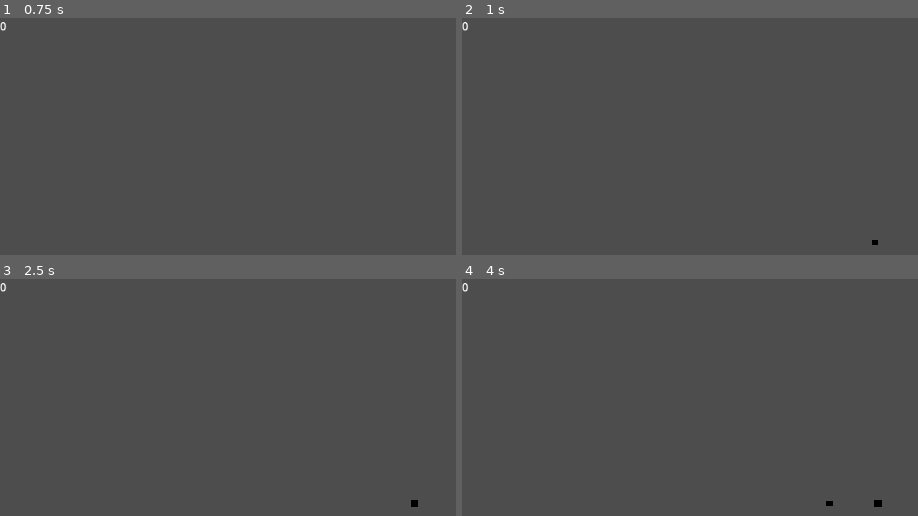
Above: before the commit, frames 1-4 (two rows, left to right).
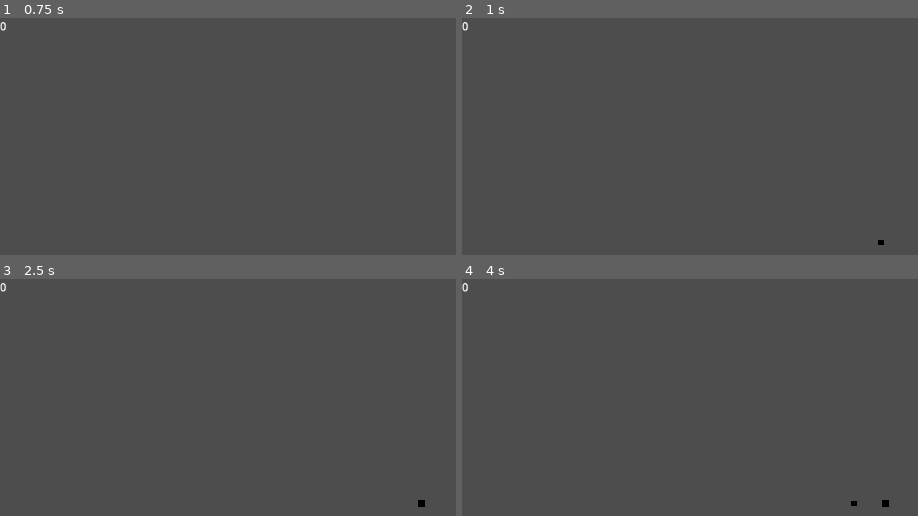
Above: after the commit, the same moments.

Repository: JulesFouchy/ATTENTION-CACTUS-DEVANT
Game: Godot game, scene res://Scenes/level.tscn
The game is run twice, just before and just after one commit, with the same random seed, the same clock (stepped at 60 frames per second) and the same inputs.
Inputs:
- Up to frame 1 (0.75 s): tap Enter at 0.5 s
- Up to frame 2 (1 s): no input
- Up to frame 3 (2.5 s): tap Space at 1.25 s; tap Enter at 2 s
- Up to frame 4 (4 s): tap Space at 2.75 s; tap Enter at 3.5 s

Frame 1 is identical in both runs. In frame 2, less than 0.1% of the frame differs, in the area x 89-93%, y 93-96%; in frame 3, less than 0.1%; in frame 4, 0.2%, in the area x 79-94%, y 93-97%.

Commit message:
[level] Add severals obstacles

Diff:
--- a/Scenes/level.tscn
+++ b/Scenes/level.tscn
@@ -1,11 +1,15 @@
 [gd_scene format=3 uid="uid://ckfko6l8ld1gi"]
 
 [ext_resource type="Script" uid="uid://ductso18hnvfk" path="res://Scripts/level.gd" id="1_81xng"]
+[ext_resource type="PackedScene" uid="uid://b3o1pigaa7vj6" path="res://Scenes/obstacle.tscn" id="2_wqkje"]
 [ext_resource type="PackedScene" uid="uid://cydoeybs5bcuy" path="res://Scenes/player.tscn" id="3_0f350"]
+[ext_resource type="PackedScene" uid="uid://bx8ra316hj0ub" path="res://Scenes/obstacle2.tscn" id="3_wqkje"]
 [ext_resource type="PackedScene" uid="uid://dctemd4pgx60h" path="res://Scenes/gui.tscn" id="4_8c0lf"]
 
 [node name="Level" type="Node3D" unique_id=1840064657]
 script = ExtResource("1_81xng")
+obstacle_scenes = Array[PackedScene]([ExtResource("2_wqkje"), ExtResource("3_wqkje")])
+spawn_probability = 0.3
 
 [node name="Player" parent="." unique_id=260235842 instance=ExtResource("3_0f350")]
 
--- /dev/null
+++ b/Scenes/obstacle2.tscn
@@ -0,0 +1,23 @@
+[gd_scene format=3 uid="uid://bx8ra316hj0ub"]
+
+[ext_resource type="Script" uid="uid://c2mk7rmf6tdvu" path="res://Scripts/obstacle.gd" id="1_dhrd1"]
+[ext_resource type="Script" uid="uid://d6lgd5ytx28u" path="res://Scripts/area_3d.gd" id="2_ss3h7"]
+
+[sub_resource type="SphereMesh" id="SphereMesh_dhrd1"]
+
+[sub_resource type="SphereShape3D" id="SphereShape3D_ss3h7"]
+
+[node name="Obstacle" type="Node3D" unique_id=1354599717]
+script = ExtResource("1_dhrd1")
+
+[node name="MeshInstance3D" type="MeshInstance3D" parent="." unique_id=1956477167]
+mesh = SubResource("SphereMesh_dhrd1")
+
+[node name="Area3D" type="Area3D" parent="." unique_id=1701168608]
+script = ExtResource("2_ss3h7")
+
+[node name="CollisionShape3D" type="CollisionShape3D" parent="Area3D" unique_id=348231817]
+shape = SubResource("SphereShape3D_ss3h7")
+script = ExtResource("1_dhrd1")
+
+[connection signal="area_entered" from="Area3D" to="." method="_on_area_3d_area_entered"]
--- a/Scripts/level.gd
+++ b/Scripts/level.gd
@@ -1,6 +1,6 @@
 extends Node3D
-var obstacle_scene: PackedScene = preload("res://Scenes/obstacle.tscn")
 
+@export var obstacle_scenes:Array[PackedScene]
 
 @export var x_spawn : float = 50.
 @export var y_spawn : float = 10.
@@ -11,7 +11,7 @@
 var obstacle_count : int = 0
 
 func spawn_obstacle()-> void:
-	var obstacle_to_spawn = obstacle_scene.instantiate()
+	var obstacle_to_spawn = (obstacle_scenes.pick_random()).instantiate()
 	add_child(obstacle_to_spawn)
 	obstacle_to_spawn.set_global_position(Vector3(x_spawn,0. , randf_range(-y_spawn, y_spawn)))
 	obstacle_count+=1
